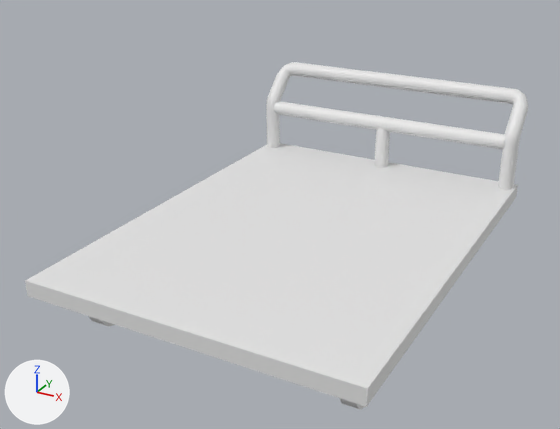
The FBX model Art/3D/Object/Cart/Cart.FBX, before and after one commit.
Camera for both pictures: a 50 mm camera at (0.517, -1.171, 0.592) aimed at (-0.034, -0.168, 0.091). Lighting does not change. The marker at lower left points along +X, +Y and +Z. Where no turn or scale is listed for an object, it has been applied to the vertices.

Before the edit, the objects in view are built like this:
```python
me_mesh = bpy.data.meshes.new('Mesh')
me_mesh.from_pydata(...)  # 779 vertices, 810 faces; spans x -0.259..0.259, y -0.377..0.377, z 0.0..0.274
ob_box003 = bpy.data.objects.new('Box003', me_mesh)
ob_box003.location = (0.0, -0.124, -0.037)
```
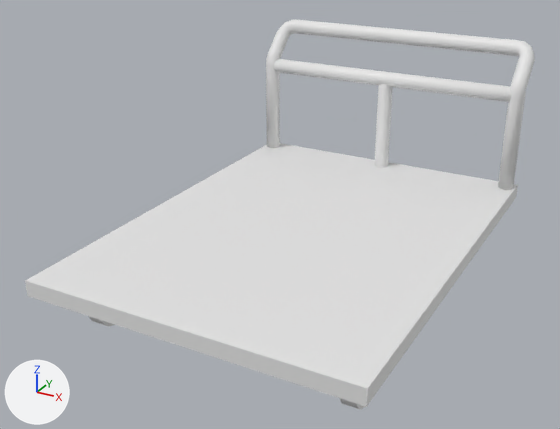
The newer file is also turned or shifted as a whole; pictures and numbers use the older file's frame.

Changed parts and their boxes [x1, y1, x2, y2] in the pictures (560 x 429 px; the box of a moved part takes in the faces that stretch with it):
'Box003', reshaped (12% taller): before [25, 62, 528, 410]; after [25, 20, 535, 410]
part 1 of me_mesh, moved or reshaped: before [274, 101, 506, 149]; after [274, 59, 511, 102]
part 2 of me_mesh, moved or reshaped: before [266, 62, 297, 148]; after [266, 20, 297, 148]
part 3 of me_mesh, moved or reshaped: before [498, 88, 528, 190]; after [498, 40, 535, 190]
part 4 of me_mesh, moved or reshaped: before [294, 63, 511, 167]; after [294, 20, 516, 167]

The change, as a list of edits to the scene's bpy script:
```text
Change me_mesh:
    used by ob_box003; location = (0.0, -0.124, -0.037)
    remove me_mesh.from_pydata(...)  # 779 vertices, 810 faces; spans x -0.259..0.259, y -0.377..0.377, z 0.0..0.274
    add me_mesh.from_pydata(...)  # 779 vertices, 810 faces; spans x -0.259..0.259, y -0.377..0.377, z 0.0..0.36
    me_mesh part 1: the loose piece of 65 vertices spanning x -0.236..0.236, y 0.292..0.319, z 0.178..0.204 is moved by (0.0, 0.0, 0.087)
    me_mesh part 2: 104 of the vertices in x -0.256..-0.218, y 0.292..0.377, z 0.192..0.274 are moved by (0.0, 0.0, 0.087)
    me_mesh part 3: 104 of the vertices in x 0.218..0.256, y 0.292..0.377, z 0.192..0.274 are moved by (0.0, 0.0, 0.087)
    me_mesh part 4: 39 of the vertices in x -0.013..0.013, y 0.292..0.377, z 0.176..0.274 are moved by (0.0, 0.0, 0.087)
```
